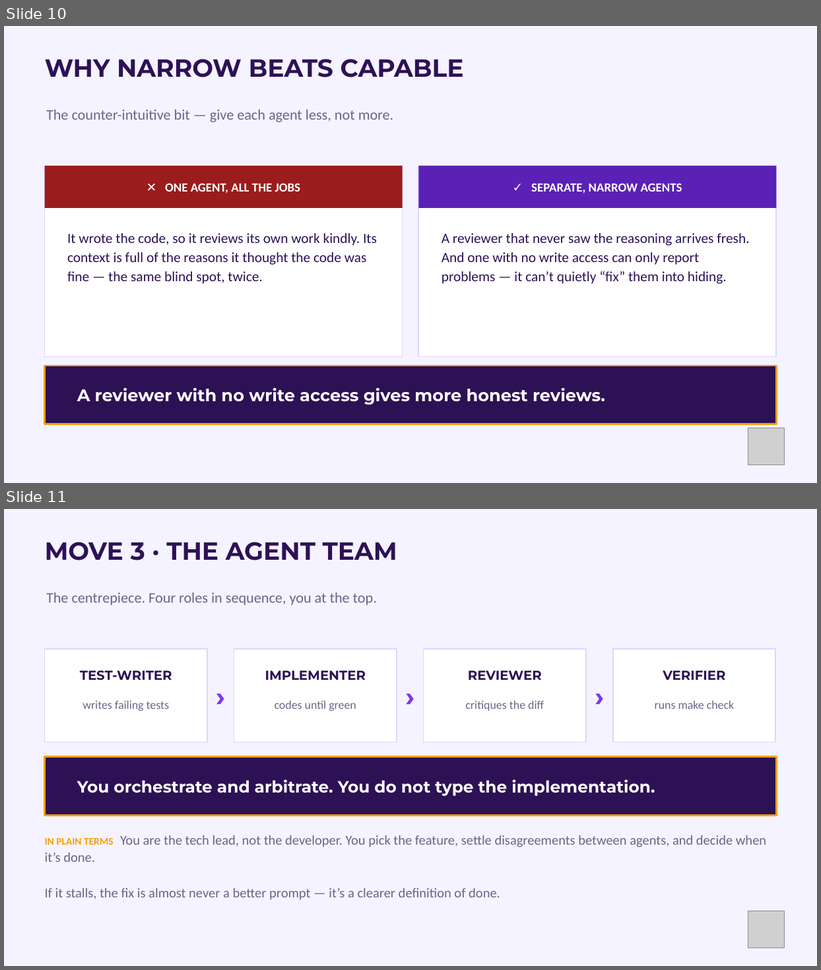
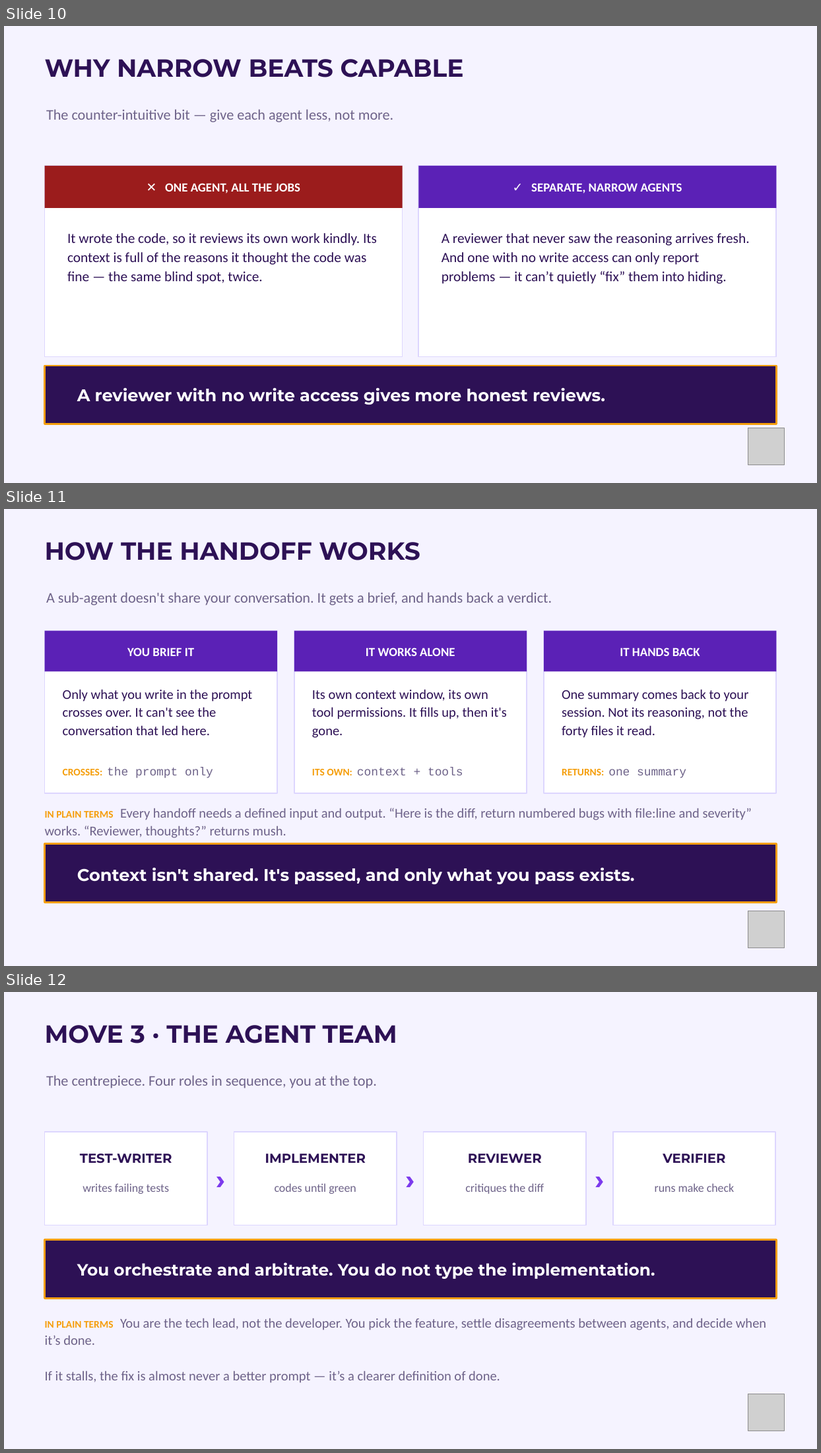
Before and after one commit to paulkeen/tca-habits, a slide deck: docs/TCA-Agentic-Engineering.pptx. Shown one above the other, each under a label of ours: slides 10 and 11 before the commit, slides 10, 11 and 12 after it. The pictures are 821x970 and 821x1453 pixels, drawn with LibreOffice and Linux fonts; fonts in the diff are those of the drawing; grey boxes stand for pictures. Boxes give left, top, right and bottom in pixels: in the first picture for what was removed or moved away, otherwise in the second. Text is boxed around its words. In the diff, an @@ line names an element or a change of style, - is before the commit and + after.

```diff
--- a/docs/TCA-Agentic-Engineering.pptx
+++ b/docs/TCA-Agentic-Engineering.pptx
@@ slide 11 added at (4, 509, 817, 966), background #F5F3FF @@
@@ text added at (45, 542, 420, 560), 22 pt, text #2D1155, bold @@
+HOW THE HANDOFF WORKS
@@ text added at (46, 592, 552, 605), 13 pt, text #6E6389 @@
+A sub-agent doesn't share your conversation. It gets a brief, and hands back a verdict.
@@ rectangle added at (45, 631, 277, 793), fill #FFFFFF, outline #DDD6FE 1 pt @@
@@ rectangle added at (45, 631, 277, 671), fill #5B21B6 @@
@@ rectangle added at (294, 631, 527, 793), fill #FFFFFF, outline #DDD6FE 1 pt @@
@@ rectangle added at (294, 631, 527, 671), fill #5B21B6 @@
@@ rectangle added at (544, 631, 776, 793), fill #FFFFFF, outline #DDD6FE 1 pt @@
@@ rectangle added at (544, 631, 776, 671), fill #5B21B6 @@
@@ text added at (127, 648, 194, 656), 11 pt, text #FFFFFF, bold @@
+YOU BRIEF IT
@@ text added at (366, 648, 455, 656), 11 pt, text #FFFFFF, bold @@
+IT WORKS ALONE
@@ text added at (620, 648, 700, 656), 11 pt, text #FFFFFF, bold @@
+IT HANDS BACK
@@ text added at (63, 689, 252, 735), 12 pt, text #2D1155 @@
+Only what you write in the prompt crosses over. It can't see the conversation that led here.
@@ text added at (312, 689, 507, 738), 12 pt, text #2D1155 @@
+Its own context window, its own tool permissions. It fills up, then it's gone.
@@ text added at (562, 689, 749, 738), 12 pt, text #2D1155 @@
+One summary comes back to your session. Not its reasoning, not the forty files it read.
@@ text added at (63, 768, 213, 778), 10.5 pt, text #6E6389 @@
+CROSSES: the prompt only
@@ text added at (312, 768, 463, 776), 10.5 pt, text #6E6389 @@
+ITS OWN: context + tools
@@ text added at (562, 769, 686, 778), 10.5 pt, text #6E6389 @@
+RETURNS: one summary
@@ text added at (45, 808, 752, 838), 12 pt, text #6E6389 @@
+IN PLAIN TERMS Every handoff needs a defined input and output. “Here is the diff, return numbered bugs with file:line and severity” works. “Reviewer, thoughts?” returns mush.
@@ rectangle added at (45, 844, 776, 902), fill #2D1155, outline #F59E0B 1.5 pt @@
@@ text added at (77, 868, 635, 885), 15 pt, text #FFFFFF, bold @@
+Context isn't shared. It's passed, and only what you pass exists.
@@ picture added at (748, 912, 785, 948) @@
@@ what was slide 11 is now slide 12 @@
```
Also in this commit, not shown: 3 slides changed, 6 other slides added, 1 slide removed, 5 other files.
